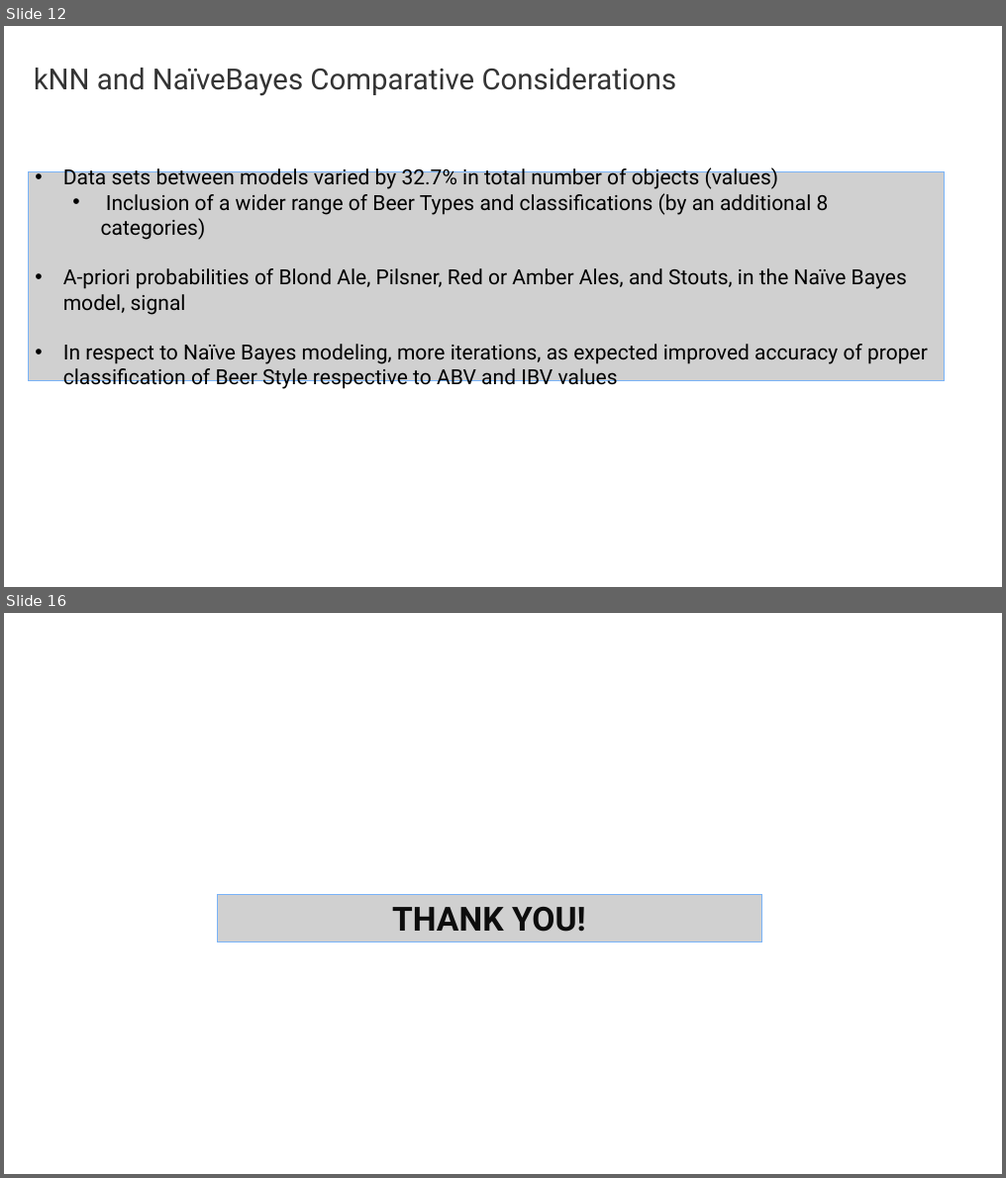
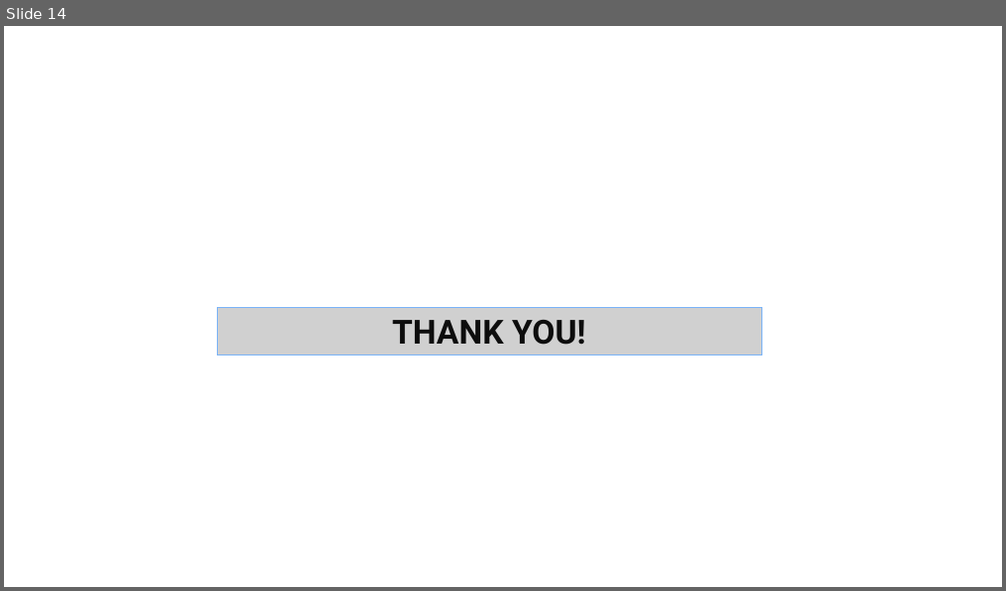
Before and after one commit to C-Stewart-GH/DDS_6306_CS1, a slide deck: Final_CS1_Presentation_DDS_6306.pptx. Shown one above the other, each under a label of ours: slides 12 and 16 before the commit, slide 14 after it; the slides between them are not shown. The pictures are 1006x1178 and 1006x591 pixels, drawn with LibreOffice and Linux fonts; fonts in the diff are those of the drawing; grey boxes stand for pictures; background and template pictures are left out. Boxes give left, top, right and bottom in pixels: in the first picture for what was removed or moved away, otherwise in the second. Text is boxed around its words. In the diff, an @@ line names an element or a change of style, - is before the commit and + after.

```diff
--- a/Final_CS1_Presentation_DDS_6306.pptx
+++ b/Final_CS1_Presentation_DDS_6306.pptx
@@ slide 12 removed at [4, 26, 1002, 587], background picture (left out) @@
@@ text removed at [34, 68, 677, 96] @@
-kNN and NaïveBayes Comparative Considerations
@@ picture removed at [28, 173, 944, 381] @@
-• Data sets between models varied by 32.7% in total number of objects (values)
-  • Inclusion of a wider range of Beer Types and classifications (by an additional 8 categories)
-• A-priori probabilities of Blond Ale, Pilsner, Red or Amber Ales, and Stouts, in the Naïve Bayes model, signal
-• In respect to Naïve Bayes modeling, more iterations, as expected improved accuracy of proper classification of Beer Style respective to ABV and IBV values
@@ what was slide 16 is now slide 14 @@
```
Also in this commit, not shown: 7 slides changed, 3 slides added, 4 other slides removed, 4 other files.
